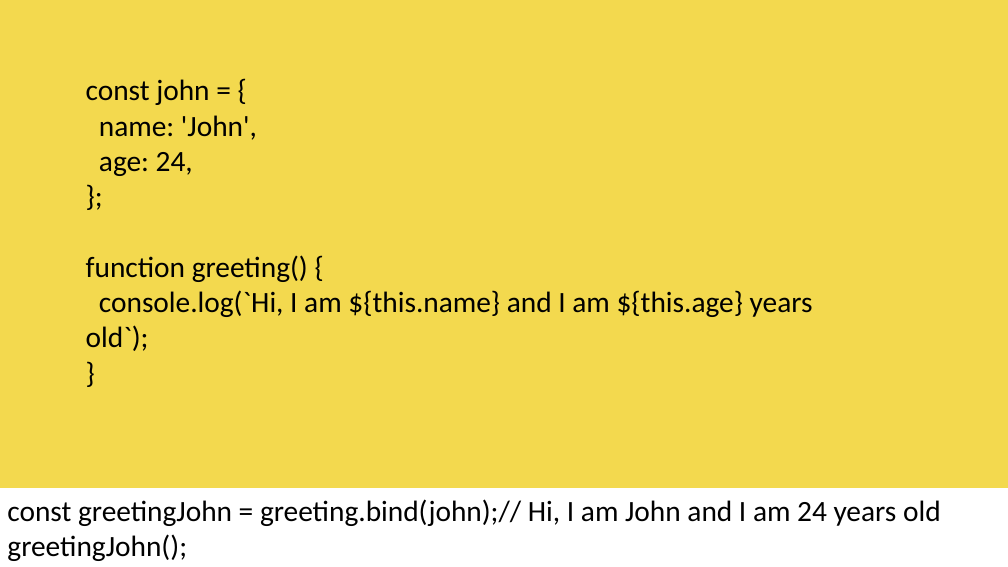
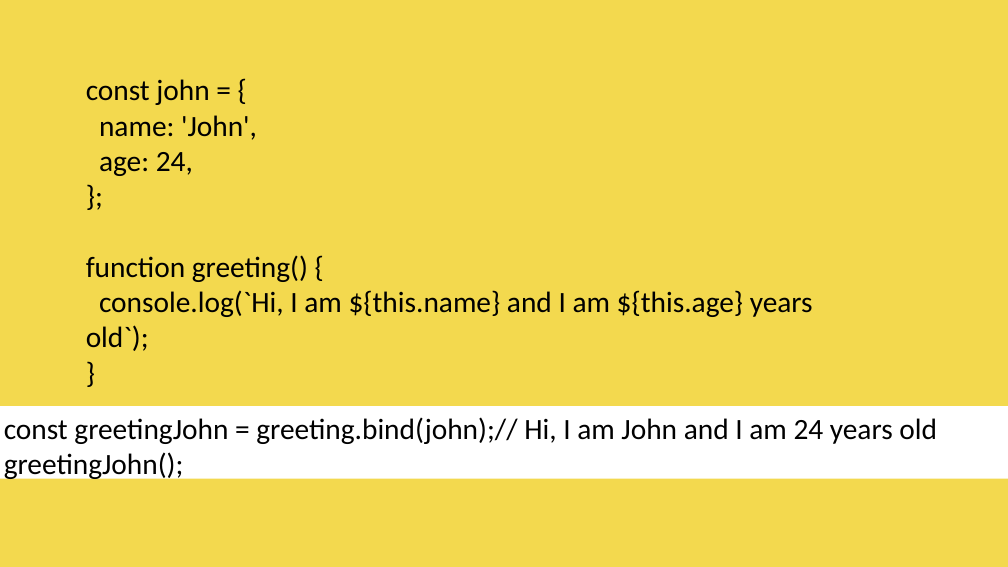
Before and after one commit to vishwanantha/javascript-101, a slide deck: slide 13 of ppt/004 - Call Apply Bind.pptx (slide 5 before the commit). Drawn at 1008x567 pixels with LibreOffice and Linux fonts; fonts in the diff are those of the drawing. Boxes give left, top, right and bottom in pixels: in the first picture for what was removed or moved away, otherwise in the second. Text is boxed around its words. In the diff, an @@ line names an element or a change of style, - is before the commit and + after.

```diff
--- a/ppt/004 - Call Apply Bind.pptx
+++ b/ppt/004 - Call Apply Bind.pptx
@@ rectangle "const greetingJohn = greeting.bind(john);// Hi, ...": place and size @@
-rectangle "const greetingJohn = greeting.bind(john);// Hi, ..." at (0,488,1008,567)
+rectangle "const greetingJohn = greeting.bind(john);// Hi, ..." at (0,406,1008,479)
```
Also in this commit, not shown: 3 other slides changed, 24 slides added, 1 slide removed, 1 other file.
